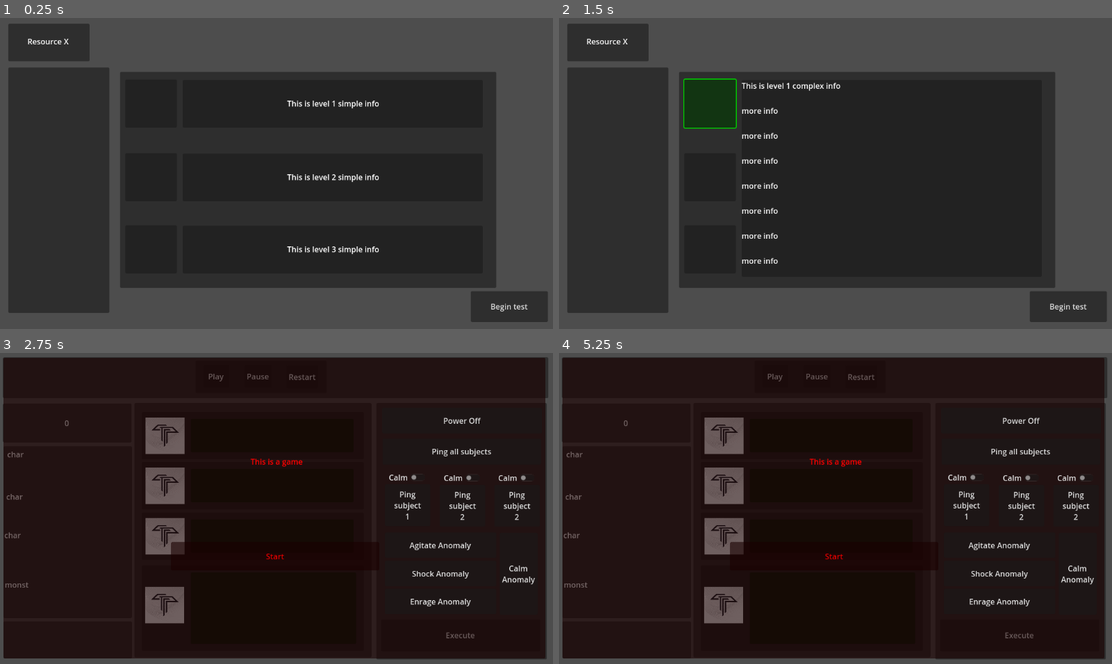
Above: before the commit, frames 1-4 (two rows, left to right).
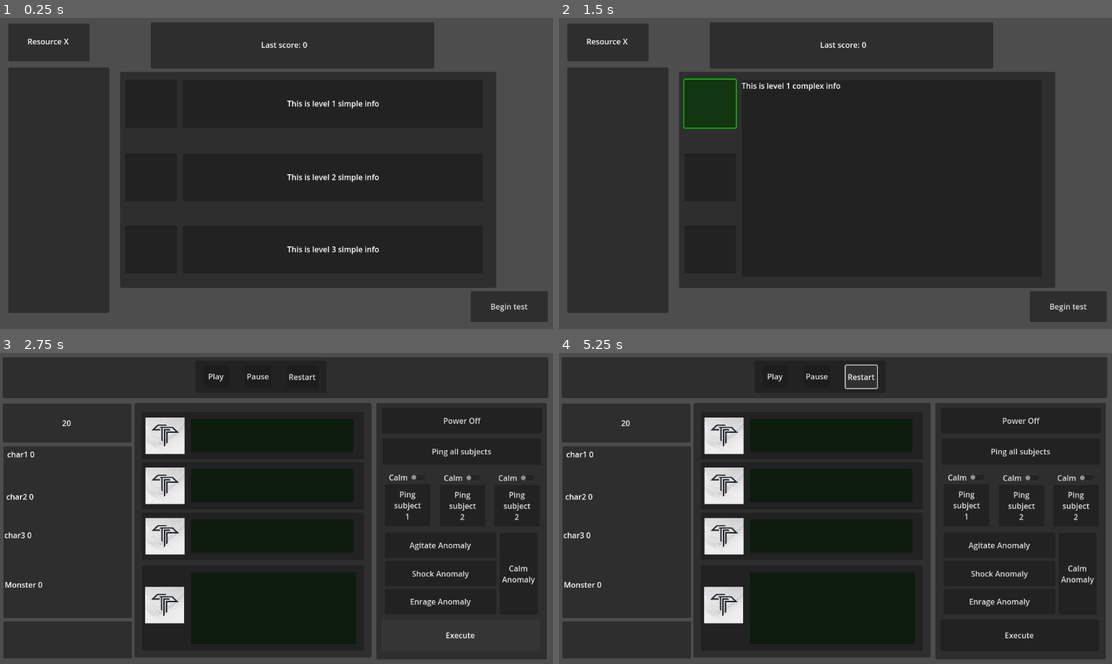
Above: after the commit, the same moments.

Repository: andrewpressman/MonsterManagement
Game: Godot game, scene res://Level Select/Level Select Screen.tscn
Two runs of this game, one before a commit and one after it. Both use one fixed random seed, a clock stepped at 60 frames per second and the inputs below. Sound files missing from this copy of the repository are replaced by a short silence.
Inputs (mouse positions are in pixels of both pictures, inside the frame that each line leads up to):
- Up to frame 1 (0.25 s): no input
- Up to frame 2 (1.5 s): click (708, 176) at 0.52 s; click (708, 105) at 1.27 s
- Up to frame 3 (2.75 s): click "Begin test" at 2 s
- Up to frame 4 (5.25 s): click "Execute" at 2.75 s; click "Play" at 3.5 s; click "Play" at 4.25 s; click "Restart" at 5 s

The runs differ from the first frame. In frame 1, 7.6% of the frame differs, in the area x 27-79%, y 1-17%; in frame 2, 8.1%; in frame 3, 54%, in the area x 0-99%, y 1-99%; in frame 4, 51%.

Commit message:
UI fixes, balance testing prep

Diff:
--- a/Actions.gd
+++ b/Actions.gd
@@ -153,7 +153,7 @@
 
 	if CheckPower:
 		#if power is off, increment all characters by 1 extra
-		GameController.UpdateStatus(DecreaseRate,DecreaseRate,DecreaseRate,0)
+		GameController.UpdateStatus(DecreaseRate / 2,DecreaseRate / 2,DecreaseRate / 2,0)
 	else:
 		GameController.UpdateStatus(IncreaseRate / 2,IncreaseRate / 2,IncreaseRate / 2,IncreaseRate / 2)
 
--- a/Game Screen.tscn
+++ b/Game Screen.tscn
@@ -334,6 +334,7 @@
 text = "monst"
 
 [node name="Menu" type="Node2D" parent="."]
+visible = false
 
 [node name="MenuBox" type="Panel" parent="Menu"]
 offset_left = 7.0
--- a/GameController.gd
+++ b/GameController.gd
@@ -35,7 +35,6 @@
 
 #Score Settings
 var GameState
-var Score : int
 var ScoreTag : Label
 var FinalScore : Label
 
@@ -74,15 +73,17 @@
 	Monster = MinState
 
 	#Scoreboard
-	Score = 0
+	GlobalVariables.Score = 0
 	ScoreTag = $GameState/Score
-	ScoreTag.text = str(Score)
+	ScoreTag.text = str(GlobalVariables.Score)
 
 	# Call the update_panel_color function for each character and the monster
 	character1_node.update_panel_color(Character1)
 	character2_node.update_panel_color(Character2)
 	character3_node.update_panel_color(Character3)
 	monster_node.update_panel_color(Monster)
+
+	StartGame()
 
 func clamp_values():
 	if Character1 < MinState:
@@ -105,9 +106,7 @@
 		Monster = MaxState * 100
 
 func UpdateStatus(char1:int, char2:int, char3:int, monster:int):
-	print(Character1)
 	Character1 += char1
-	print(Character1)
 	Character2 += char2
 	Character3 += char3
 	Monster += monster
@@ -129,18 +128,18 @@
 
 func StartGame():
 	Reset()
-	Score = 0
+	GlobalVariables.Score = 0
 	$Clock.Start()
 	Menu_Node.hide()
 
 func UpdateScore():
 	if (Character1 >= MaxState && Character2 >= MaxState && Character3 >= MaxState) || Monster >= MaxState:
-		FinalScore.text = "Final Score: " + str(Score)
+		FinalScore.text = "Final Score: " + str(GlobalVariables.Score)
 		EndGame()
 	else:
-		Score += CalcScore(Character1) + CalcScore(Character2) + CalcScore(Character3) + CalcScore(Monster)
+		GlobalVariables.Score += CalcScore(Character1) + CalcScore(Character2) + CalcScore(Character3) + CalcScore(Monster)
 
-	ScoreTag.text = str(Score)
+	ScoreTag.text = str(GlobalVariables.Score)
 
 func CalcScore(value:int):
 	if value >= RedThreshold:
@@ -156,6 +155,4 @@
 	UpdateStatus(MinState,MinState,MinState,MinState)
 
 func EndGame():
-	Menu_Node.show()
-	FinalScore.show()
-	GameOver.show()
+	get_tree().change_scene_to_file("res://Game Screen.tscn")
--- a/Level Select/Level Select Screen.tscn
+++ b/Level Select/Level Select Screen.tscn
@@ -4,30 +4,46 @@
 [ext_resource type="Script" path="res://Level Select/LevelSelector.gd" id="1_t3wki"]
 
 [node name="Node2D" type="Node2D"]
+script = ExtResource("1_t3wki")
 
-[node name="Case options" type="Panel" parent="."]
+[node name="TempScore" type="Panel" parent="."]
+offset_left = 313.0
+offset_top = 9.0
+offset_right = 901.0
+offset_bottom = 105.0
+
+[node name="Score" type="Label" parent="TempScore"]
+layout_mode = 0
+offset_left = 38.0
+offset_top = 14.0
+offset_right = 517.0
+offset_bottom = 80.0
+text = "Last Score: "
+horizontal_alignment = 1
+vertical_alignment = 1
+
+[node name="Cases" type="Panel" parent="."]
 offset_left = 249.0
 offset_top = 112.0
 offset_right = 1030.0
 offset_bottom = 561.0
-script = ExtResource("1_t3wki")
 
-[node name="Level1" type="Node" parent="Case options"]
+[node name="Level1" type="Node" parent="Cases"]
 script = ExtResource("1_1i0fd")
 
-[node name="select" type="Button" parent="Case options/Level1"]
+[node name="select" type="Button" parent="Cases/Level1"]
 offset_left = 260.0
 offset_top = 128.0
 offset_right = 367.0
 offset_bottom = 228.0
 
-[node name="MiniInfo" type="Panel" parent="Case options/Level1"]
+[node name="MiniInfo" type="Panel" parent="Cases/Level1"]
 offset_left = 379.0
 offset_top = 129.0
 offset_right = 1002.0
 offset_bottom = 228.0
 
-[node name="Label" type="Label" parent="Case options/Level1/MiniInfo"]
+[node name="Label" type="Label" parent="Cases/Level1/MiniInfo"]
 layout_mode = 0
 offset_right = 626.0
 offset_bottom = 98.0
@@ -35,51 +51,37 @@
 horizontal_alignment = 1
 vertical_alignment = 1
 
-[node name="BigInfo" type="Panel" parent="Case options/Level1"]
+[node name="BigInfo" type="Panel" parent="Cases/Level1"]
 visible = false
 offset_left = 379.0
 offset_top = 129.0
 offset_right = 1002.0
 offset_bottom = 538.0
 
-[node name="Label" type="Label" parent="Case options/Level1/BigInfo"]
+[node name="Label" type="Label" parent="Cases/Level1/BigInfo"]
 layout_mode = 0
 offset_right = 623.0
 offset_bottom = 407.0
-text = "This is level 1 complex info
+text = "This is level 1 complex info"
 
-more info
-
-more info
-
-more info
-
-more info
-
-more info
-
-more info
-
-more info"
-
-[node name="Level2" type="Node" parent="Case options"]
+[node name="Level2" type="Node" parent="Cases"]
 script = ExtResource("1_1i0fd")
 
-[node name="select" type="Button" parent="Case options/Level2"]
+[node name="select" type="Button" parent="Cases/Level2"]
 offset_left = 260.0
 offset_top = 281.0
 offset_right = 367.0
 offset_bottom = 381.0
 metadata/_edit_use_anchors_ = true
 
-[node name="MiniInfo" type="Panel" parent="Case options/Level2"]
+[node name="MiniInfo" type="Panel" parent="Cases/Level2"]
 offset_left = 379.0
 offset_top = 282.0
 offset_right = 1002.0
 offset_bottom = 381.0
 metadata/_edit_use_anchors_ = true
 
-[node name="Label" type="Label" parent="Case options/Level2/MiniInfo"]
+[node name="Label" type="Label" parent="Cases/Level2/MiniInfo"]
 layout_mode = 0
 offset_right = 626.0
 offset_bottom = 98.0
@@ -87,50 +89,38 @@
 horizontal_alignment = 1
 vertical_alignment = 1
 
-[node name="BigInfo" type="Panel" parent="Case options/Level2"]
+[node name="BigInfo" type="Panel" parent="Cases/Level2"]
 visible = false
 offset_left = 379.0
 offset_top = 129.0
 offset_right = 1002.0
 offset_bottom = 538.0
 
-[node name="Label" type="Label" parent="Case options/Level2/BigInfo"]
+[node name="Label" type="Label" parent="Cases/Level2/BigInfo"]
 layout_mode = 0
 offset_right = 623.0
 offset_bottom = 407.0
-text = "This is level 2 complex info
+text = "
+This is level 2 complex info
+"
 
-more info
-
-more info
-
-more info
-
-more info
-
-more info
-
-more info
-
-more info"
-
-[node name="Level3" type="Node" parent="Case options"]
+[node name="Level3" type="Node" parent="Cases"]
 script = ExtResource("1_1i0fd")
 
-[node name="select" type="Button" parent="Case options/Level3"]
+[node name="select" type="Button" parent="Cases/Level3"]
 offset_left = 260.0
 offset_top = 431.0
 offset_right = 367.0
 offset_bottom = 531.0
 metadata/_edit_use_anchors_ = true
 
-[node name="MiniInfo" type="Panel" parent="Case options/Level3"]
+[node name="MiniInfo" type="Panel" parent="Cases/Level3"]
 offset_left = 379.0
 offset_top = 432.0
 offset_right = 1002.0
 offset_bottom = 531.0
 
-[node name="Label" type="Label" parent="Case options/Level3/MiniInfo"]
+[node name="Label" type="Label" parent="Cases/Level3/MiniInfo"]
 layout_mode = 0
 offset_right = 626.0
 offset_bottom = 98.0
@@ -138,32 +128,20 @@
 horizontal_alignment = 1
 vertical_alignment = 1
 
-[node name="BigInfo" type="Panel" parent="Case options/Level3"]
+[node name="BigInfo" type="Panel" parent="Cases/Level3"]
 visible = false
 offset_left = 379.0
 offset_top = 129.0
 offset_right = 1002.0
 offset_bottom = 538.0
 
-[node name="Label" type="Label" parent="Case options/Level3/BigInfo"]
+[node name="Label" type="Label" parent="Cases/Level3/BigInfo"]
 layout_mode = 0
 offset_right = 623.0
 offset_bottom = 407.0
-text = "This is level 3 complex info
+text = "
 
-more info
-
-more info
-
-more info
-
-more info
-
-more info
-
-more info
-
-more info"
+This is level 3 complex info"
 
 [node name="Budget" type="Panel" parent="."]
 offset_left = 17.0
@@ -194,10 +172,7 @@
 offset_right = 227.0
 offset_bottom = 613.0
 
-[connection signal="pressed" from="Case options/Level1/select" to="Case options" method="_on_Level1_pressed"]
-[connection signal="pressed" from="Case options/Level1/select" to="Case options/Level1" method="_on_Select_Pressed"]
-[connection signal="pressed" from="Case options/Level2/select" to="Case options" method="_on_Level2_pressed"]
-[connection signal="pressed" from="Case options/Level2/select" to="Case options/Level2" method="_on_Select_Pressed"]
-[connection signal="pressed" from="Case options/Level3/select" to="Case options" method="_on_Level3_pressed"]
-[connection signal="pressed" from="Case options/Level3/select" to="Case options/Level3" method="_on_Select_Pressed"]
-[connection signal="pressed" from="Begin" to="Case options" method="_on_begin_button_pressed"]
+[connection signal="pressed" from="Cases/Level1/select" to="." method="_on_Level1_pressed"]
+[connection signal="pressed" from="Cases/Level2/select" to="." method="_on_Level2_pressed"]
+[connection signal="pressed" from="Cases/Level3/select" to="." method="_on_Level3_pressed"]
+[connection signal="pressed" from="Begin" to="." method="_on_begin_button_pressed"]
--- a/Level Select/Level.gd
+++ b/Level Select/Level.gd
@@ -1,19 +1,25 @@
 extends Node
 
 var Select : Button
-var Smallinfo : Panel
+var SmallInfo : Panel
 var BigInfo : Panel
 
 var isPanelExpanded : bool = false
 
 # Called when the node enters the scene tree for the first time.
 func _ready():
-	Smallinfo = $MiniInfo
+	SmallInfo = $MiniInfo
 	BigInfo = $BigInfo
 	BigInfo.hide()
 
-func _on_Select_Pressed(): # Toggle panel size and update internal text
-	#Send variables to scene from here?
-	pass
+func hideBig():
+	BigInfo.hide()
 
-	isPanelExpanded = not isPanelExpanded
+func hideSmall():
+	SmallInfo.hide()
+
+func showBig():
+	BigInfo.show()
+
+func showSmall():
+	SmallInfo.show()
--- a/Level Select/LevelSelector.gd
+++ b/Level Select/LevelSelector.gd
@@ -1,4 +1,4 @@
-extends Panel
+extends Node2D
 
 var GameController: Node2D
 
@@ -7,18 +7,37 @@
 var Level2Button: Button
 var Level3Button: Button
 
+var Level1
+var Level2
+var Level3
+
 var executeButton: Button
 
 var selectedButton: Button  # Stores the currently selected button
 
+#testing
+var LastScore : Label
+
 func _ready():
-	Level1Button = $Level1/select
-	Level2Button = $Level2/select
-	Level3Button = $Level3/select
+	Level1Button = $Cases/Level1/select
+	Level2Button = $Cases/Level2/select
+	Level3Button = $Cases/Level3/select
+
+	Level1 = $Cases/Level1
+	Level2 = $Cases/Level2
+	Level3 = $Cases/Level3
 
 	#GameController = get_parent() #TODO: ping to GameController scene
 	# Initially, no button is selected
 	selectedButton = null
+
+	#testing
+	LastScore = $TempScore/Score
+	if GlobalVariables.Score == null:
+		GlobalVariables.Score = 0
+	var score = GlobalVariables.Score
+	LastScore.text = "Last score: " + str(score)
+
 
 # Function to update the button selection and visuals
 func update_button_selection(button: Button):
@@ -29,8 +48,8 @@
 func unselectButtions(clear:bool):
 	if clear:
 		selectedButton = null
-		hideBig()
-	ShowHideSmall(false)
+	hideBig()
+	ShowSmall()
 	for button in [Level1Button, Level2Button, Level3Button]:
 		if button != selectedButton:
 			button.modulate = Color(1, 1, 1)  # Reset color
@@ -59,47 +78,58 @@
 
 func _on_begin_button_pressed():
 	if selectedButton == Level1Button:
-		pass
+		setDifficulty(50,80,100,10,-10)
 
 	if selectedButton == Level2Button:
-		pass
+		setDifficulty(50,80,100,10,-5)
 
 	if selectedButton == Level3Button:
-		pass
+		setDifficulty(50,80,100,10,-1)
 	# Reset the button selection
 	unselectButtions(true)
 	StartGame()
 
+func setDifficulty(yellow:int, red:int, maxVal:int, INC:int, DEC:int):
+	GlobalVariables.YellowThreshold = yellow
+	GlobalVariables.RedThreshold = red
+	GlobalVariables.MaxState = maxVal
+
+	GlobalVariables.IncreaseRate = INC
+	GlobalVariables.DecreaseRate = DEC
+
+
+#show selected bigInfo
 func showBig(button : int):
-	ShowHideSmall(true)
-	match(button):
+	hideSmall()
+	match button:
 		1:
-			$Level1/BigInfo.show()
-			$Level2/BigInfo.hide()
-			$Level3/BigInfo.hide()
+			Level1.showBig()
+			Level2.hideBig()
+			Level3.hideBig()
 		2:
-			$Level2/BigInfo.show()
-			$Level3/BigInfo.hide()
-			$Level1/BigInfo.hide()
+			Level2.showBig()
+			Level1.hideBig()
+			Level3.hideBig()
 		3:
-			$Level3/BigInfo.show()
-			$Level2/BigInfo.hide()
-			$Level1/BigInfo.hide()
+			Level3.showBig()
+			Level1.hideBig()
+			Level2.hideBig()
 
-func ShowHideSmall(type: bool):
-	if type:
-		$Level1/MiniInfo.hide()
-		$Level2/MiniInfo.hide()
-		$Level3/MiniInfo.hide()
-	else:
-		$Level1/MiniInfo.show()
-		$Level2/MiniInfo.show()
-		$Level3/MiniInfo.show()
+
+func ShowSmall():
+	Level1.showSmall()
+	Level2.showSmall()
+	Level3.showSmall()
+
+func hideSmall():
+	Level1.hideSmall()
+	Level2.hideSmall()
+	Level3.hideSmall()
 
 func hideBig():
-	$Level1/BigInfo.hide()
-	$Level2/BigInfo.hide()
-	$Level3/BigInfo.hide()
+	Level1.hideBig()
+	Level2.hideBig()
+	Level3.hideBig()
 
 func StartGame():
 	#pass in parameters for game
--- a/global_variables.gd
+++ b/global_variables.gd
@@ -1,9 +1,12 @@
 extends Node
 
 var MinState : int = 0
-var YellowThreshold : int = 30
-var RedThreshold : int = 60
-var MaxState : int = 90
 
-var IncreaseRate : int = 10
-var DecreaseRate : int = -10
+var YellowThreshold : int
+var RedThreshold : int
+var MaxState : int
+
+var IncreaseRate : int
+var DecreaseRate : int
+
+var Score : int = 0
--- a/project.godot
+++ b/project.godot
@@ -18,3 +18,9 @@
 [autoload]
 
 GlobalVariables="*res://global_variables.gd"
+
+[debug]
+
+gdscript/warnings/unassigned_variable=2
+gdscript/warnings/unassigned_variable_op_assign=2
+gdscript/warnings/integer_division=0
